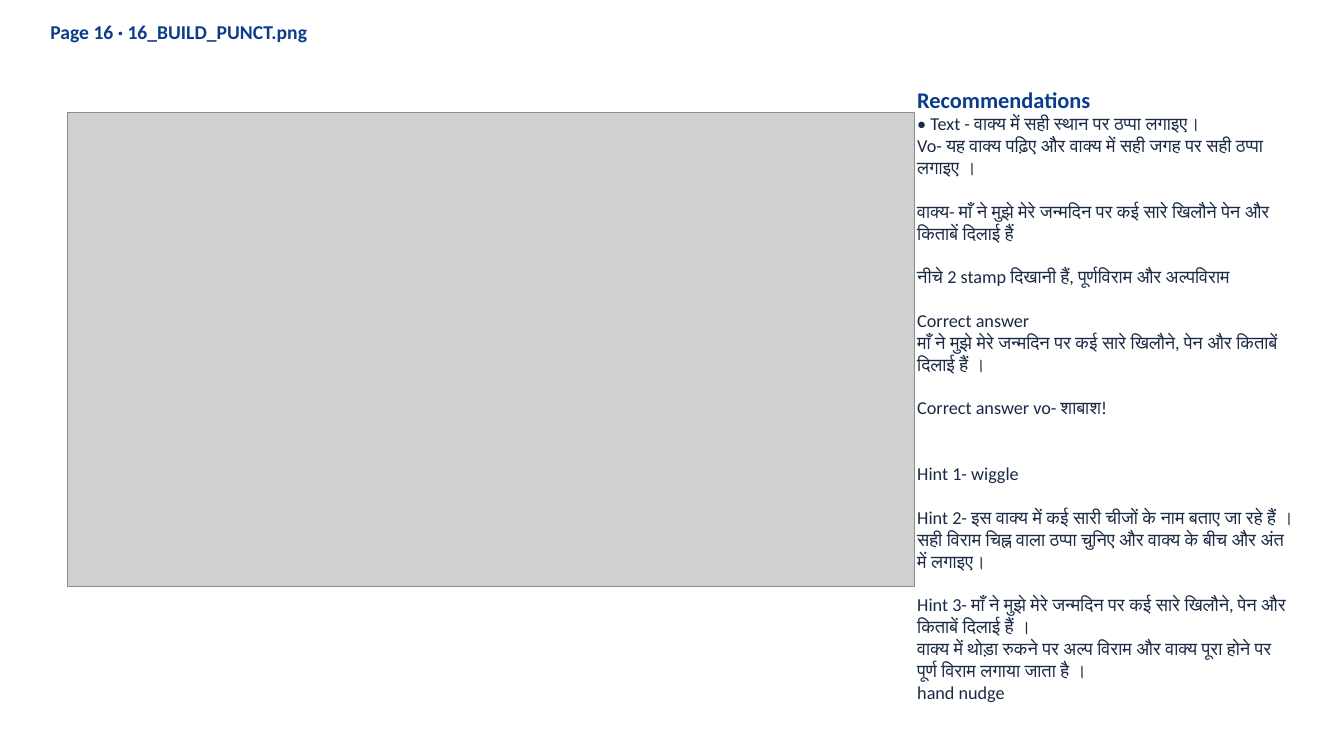
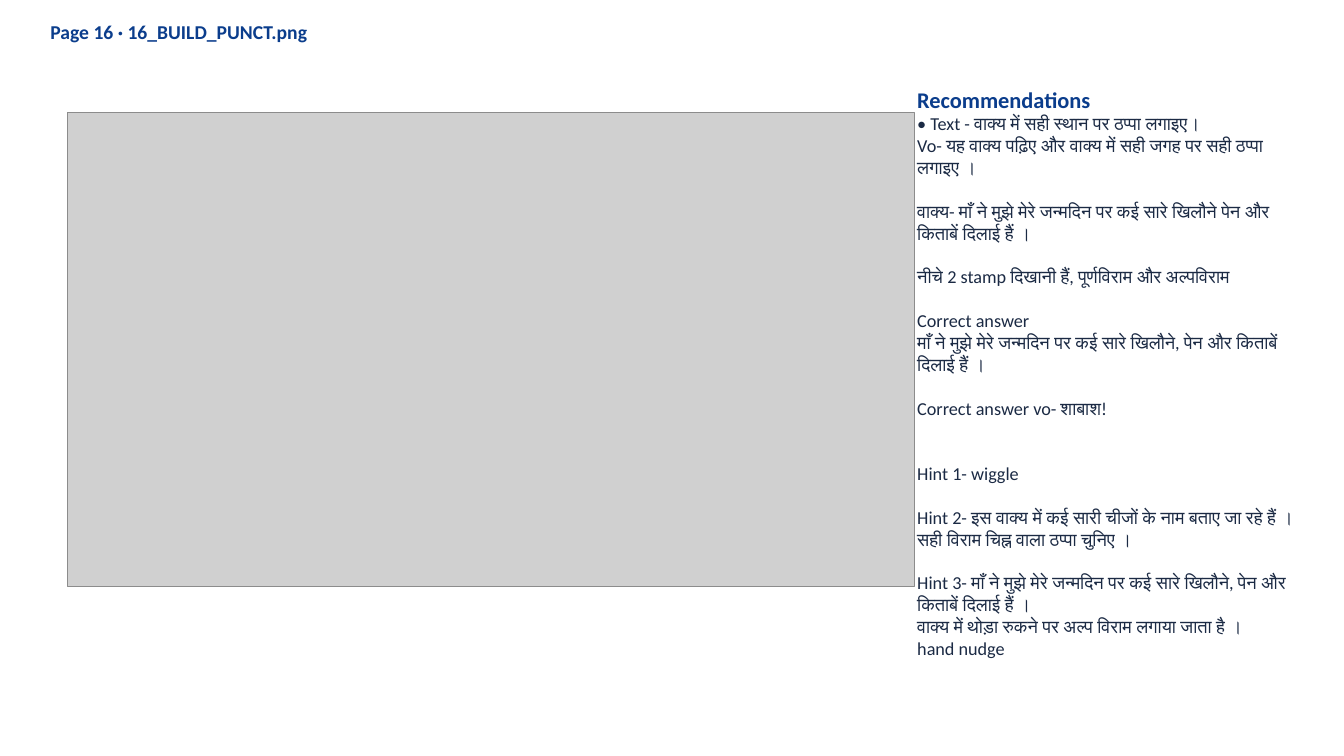
Before and after one commit to 25606mohnish2020-commits/HI02H12_L01_S01, a slide deck: slide 22 of HI02H12_L01_S01_dist-20261019T060950Z-1-001/HI02H12_L01_S01_dist/HI02H12_L01_S01_review.pptx (slide 21 before the commit). Drawn at 1344x756 pixels with LibreOffice and Linux fonts; fonts in the diff are those of the drawing; grey boxes stand for pictures. Boxes give left, top, right and bottom in pixels: in the first picture for what was removed or moved away, otherwise in the second. Text is boxed around its words. In the diff, an @@ line names an element or a change of style, - is before the commit and + after.

```diff
--- a/HI02H12_L01_S01_dist-20261019T060950Z-1-001/HI02H12_L01_S01_dist/HI02H12_L01_S01_review.pptx
+++ b/HI02H12_L01_S01_dist-20261019T060950Z-1-001/HI02H12_L01_S01_dist/HI02H12_L01_S01_review.pptx
@@ text at (917, 204, 1270, 243): text changed @@
-वाक्य- माँ ने मुझे मेरे जन्मदिन पर कई सारे खिलौने पेन और किताबें दिलाई हैं
+वाक्य- माँ ने मुझे मेरे जन्मदिन पर कई सारे खिलौने पेन और किताबें दिलाई हैं ।
@@ text at (917, 510, 1277, 550): text changed @@
-Hint 2- इस वाक्य में कई सारी चीजों के नाम बताए जा रहे हैं । सही विराम चिह्न वाला ठप्पा चुनिए और वाक्य के बीच और अंत में लगाइए।
+Hint 2- इस वाक्य में कई सारी चीजों के नाम बताए जा रहे हैं । सही विराम चिह्न वाला ठप्पा चुनिए ।
@@ text at (917, 619, 1225, 635): text changed @@
-वाक्य में थोड़ा रुकने पर अल्प विराम और वाक्य पूरा होने पर पूर्ण विराम लगाया जाता है ।
+वाक्य में थोड़ा रुकने पर अल्प विराम लगाया जाता है ।
```
Also in this commit, not shown: 14 other slides changed, 2 slides added, 1 slide removed, 1 other file.
